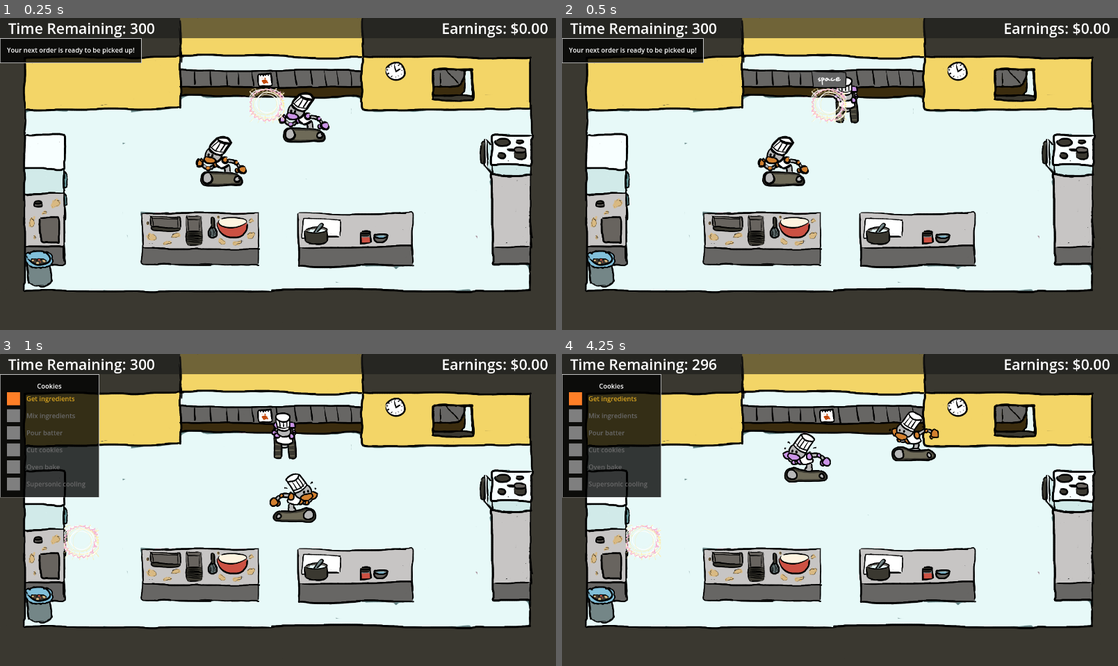
Above: before the commit, frames 1-4 (two rows, left to right).
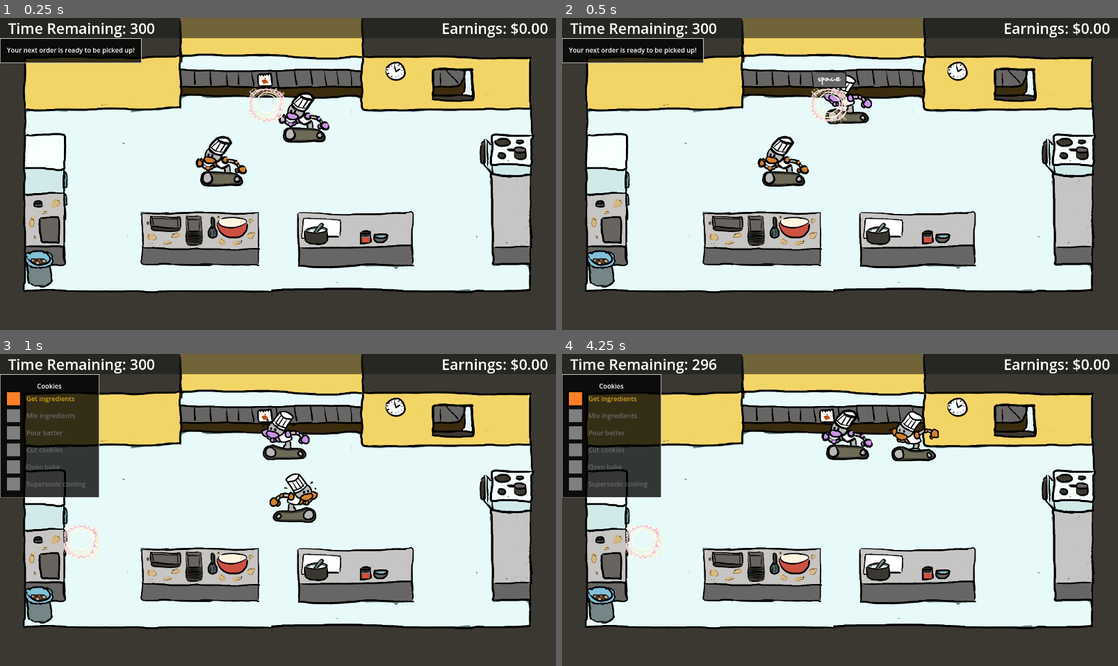
Above: after the commit, the same moments.

Repository: yanalex981/Tasty-Treads
Game: Godot game, scene res://Scenes/game.tscn
The game is run twice, just before and just after one commit, with the same random seed, the same clock (stepped at 60 frames per second) and the same inputs.
Inputs:
- Up to frame 1 (0.25 s): no input
- Up to frame 2 (0.5 s): no input
- Up to frame 3 (1 s): tap Enter (ui_accept) at 0.5, 0.77 s; hold D (right) from 0.53 s (still down); tap Space (interact) at 0.6 s
- Up to frame 4 (4.25 s): release D (right) at 1.28 s; hold S (down) 1.28-2.03 s; tap Space (interact) every 0.75 s from 1.35 to 3.6 s; tap Enter (ui_accept) at 1.52, 3.02, 3.77 s; hold D (right) 2.03-2.78 s; hold W (up) 2.78-3.53 s; hold A (left) from 3.53 s (still down)

Frame 1 is identical in both runs. In frame 2, 0.6% of the frame differs, in the area x 47-56%, y 18-35%; in frame 3, 0.8%; in frame 4, 1.6%, in the area x 39-56%, y 17-42%.

Commit message:
improved droid behavior, they no longer spend time at the receiving end and destination, they only do that at the stations

Diff:
--- a/Scenes/kitchen.tscn
+++ b/Scenes/kitchen.tscn
@@ -10,7 +10,7 @@
 [ext_resource type="Texture2D" uid="uid://bxdmjnw83vw6a" path="res://Assets/completed.png" id="6_l2gtt"]
 [ext_resource type="Texture2D" uid="uid://cxa0g1j4n3wwe" path="res://Assets/in_progress.png" id="7_p5an8"]
 [ext_resource type="Resource" uid="uid://ddwwrgj7afykp" path="res://Resources/Recipes/croissant.tres" id="7_rj4d4"]
-[ext_resource type="PackedScene" uid="uid://p0ns6kefi1q6" path="res://Scenes/Components/Droid.tscn" id="7_x5gre"]
+[ext_resource type="PackedScene" uid="uid://p0ns6kefi1q6" path="res://Scenes/Components/droid.tscn" id="7_x5gre"]
 [ext_resource type="Texture2D" uid="uid://bynbsygtxakga" path="res://Assets/incomplete.png" id="8_vvdjn"]
 [ext_resource type="PackedScene" uid="uid://bd51qipgd5htg" path="res://Scenes/Components/Interactable.tscn" id="8_xnfjy"]
 [ext_resource type="Texture2D" uid="uid://xt6ufjiufigx" path="res://Assets/area_highlight.png" id="9_i0njw"]
--- a/Scripts/Droid.gd
+++ b/Scripts/Droid.gd
@@ -29,13 +29,18 @@
 func _on_nav_agent_target_reached():
 	if order_tracker.current_order == null:
 		order_tracker.current_order = order_spawner.spawn_order()
+		order_tracker.next_step()
+		target_position = order_tracker.next_location()
+		return
+
+	if order_tracker.progress >= order_tracker.current_order.recipe_steps.size():
+		order_tracker.complete_order()
+		target_position = order_tracker.next_location()
+		return
 
 	nav_agent.target_position = Vector2.ZERO
+#	await get_tree().create_timer(rng.randf_range(0.5, 0.75)).timeout
+	await get_tree().create_timer(rng.randf_range(3, 5)).timeout
+	order_tracker.next_step()
 
-	await get_tree().create_timer(rng.randf_range(3, 5)).timeout
-	if order_tracker.progress >= order_tracker.current_order.recipe_steps.size():
-		order_tracker.complete_order()
-
-	order_tracker.next_step()
 	target_position = order_tracker.next_location()
-	nav_agent.target_position = target_position.global_position
